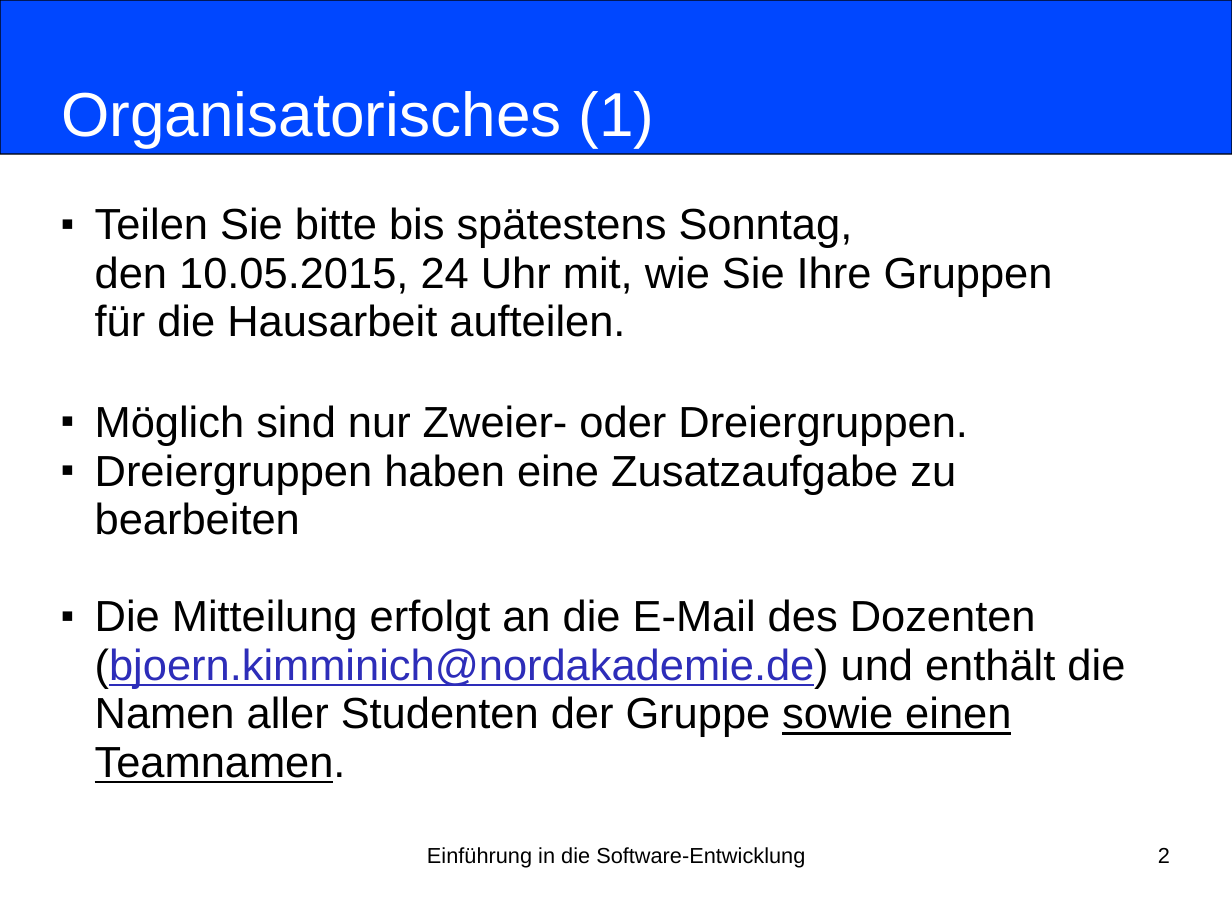
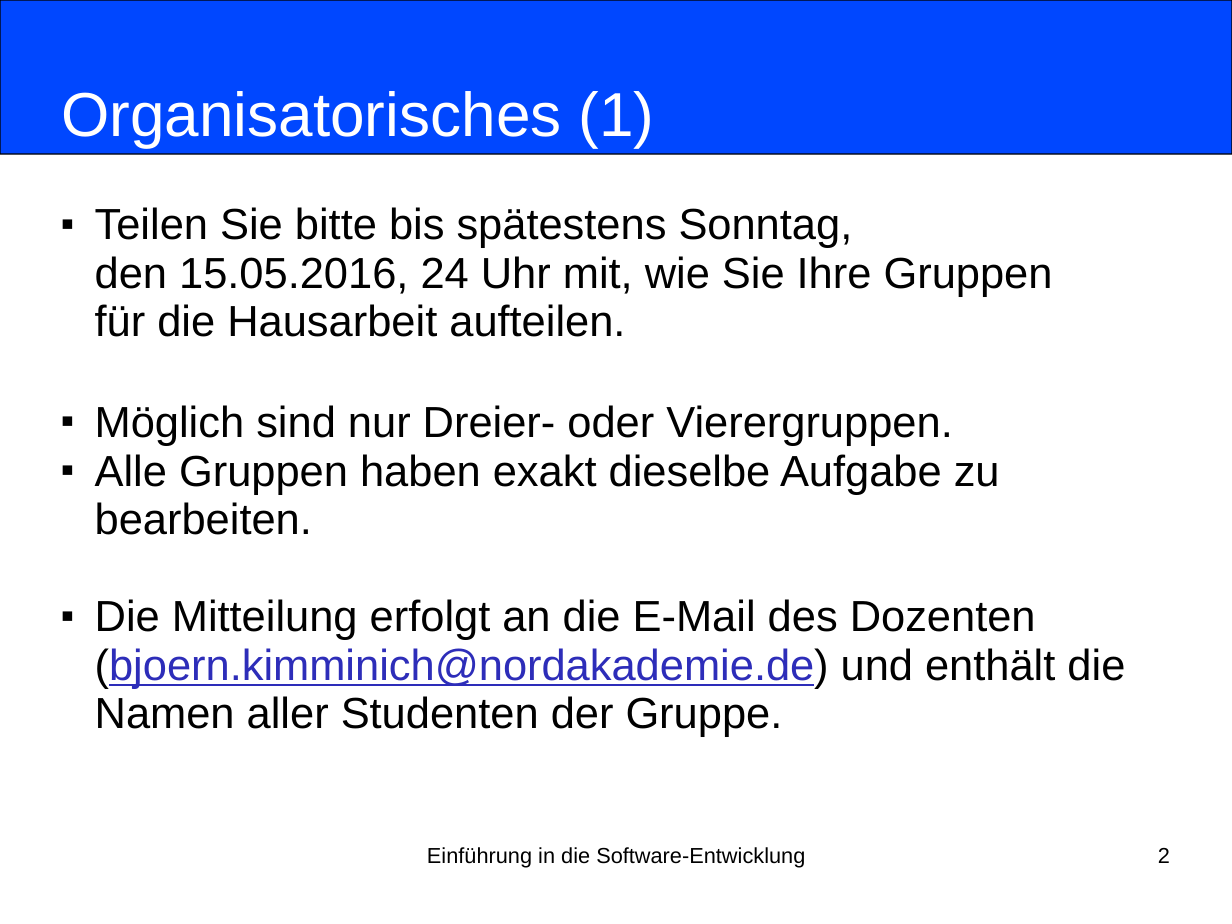
Before and after one commit to nordakademie-einfuehrung-java/vorlesungsskript, a slide deck: slide 2 of folien/Semester_04_Termin_04_Kapitel12.pptx. Drawn at 1232x924 pixels with LibreOffice and Linux fonts; fonts in the diff are those of the drawing. Boxes give left, top, right and bottom in pixels: in the first picture for what was removed or moved away, otherwise in the second. Text is boxed around its words. In the diff, an @@ line names an element or a change of style, - is before the commit and + after.

```diff
--- a/folien/Semester_04_Termin_04_Kapitel12.pptx
+++ b/folien/Semester_04_Termin_04_Kapitel12.pptx
@@ subtitle at (x1=95, y1=207, x2=1125, y2=737): text changed @@
-■ Teilen Sie bitte bis spätestens Sonntag,
-  den 10.05.2015, 24 Uhr mit, wie Sie Ihre Gruppen
-  für die Hausarbeit aufteilen.
-■ Möglich sind nur Zweier- oder Dreiergruppen.
-■ Dreiergruppen haben eine Zusatzaufgabe zu bearbeiten
-■ Die Mitteilung erfolgt an die E-Mail des Dozenten (bjoern.kimminich@nordakademie.de) und enthält die Namen aller Studenten der Gruppe sowie einen Teamnamen.
+■ Teilen Sie bitte bis spätestens Sonntag,
+  den 15.05.2016, 24 Uhr mit, wie Sie Ihre Gruppen
+  für die Hausarbeit aufteilen.
+■ Möglich sind nur Dreier- oder Vierergruppen.
+■ Alle Gruppen haben exakt dieselbe Aufgabe zu bearbeiten.
+■ Die Mitteilung erfolgt an die E-Mail des Dozenten (bjoern.kimminich@nordakademie.de) und enthält die Namen aller Studenten der Gruppe.
```
Also in this commit, not shown: 2 other slides changed, 1 other file.
